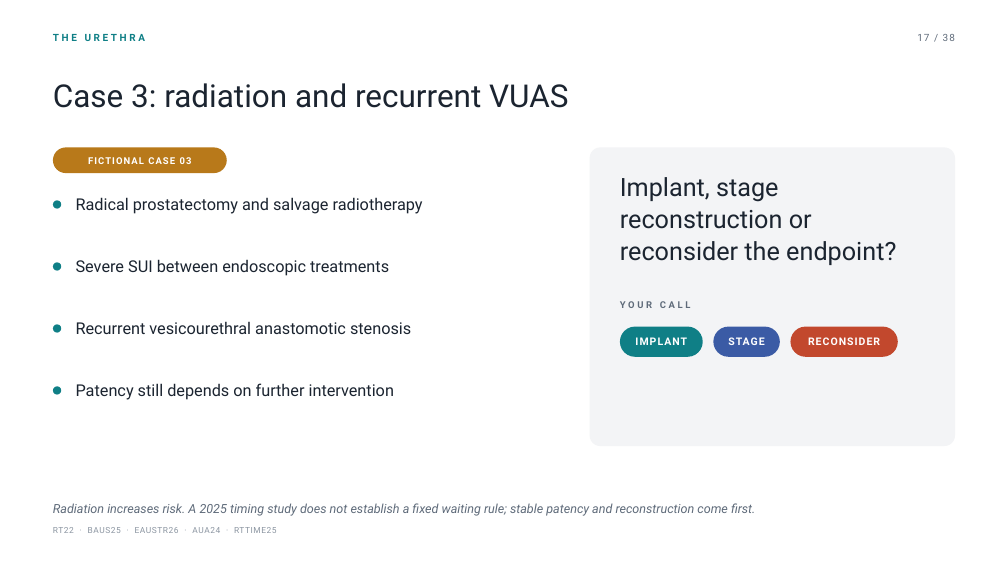
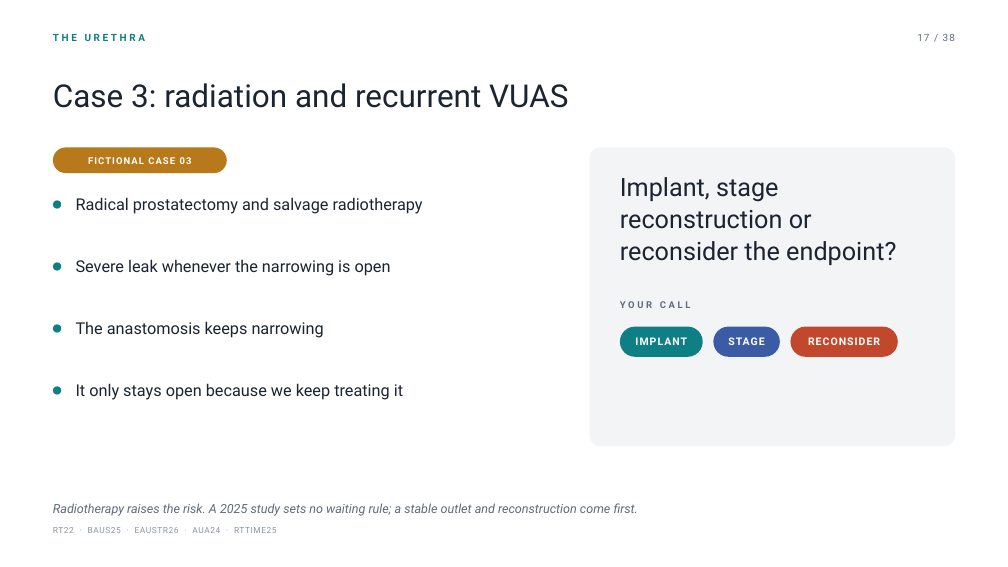
Before and after one commit to nityjr-ctrl/aus-presentation, a slide deck: slide 21 of presentation/AUS-teaching-deck.pptx. Drawn at 1008x567 pixels with LibreOffice and Linux fonts; fonts in the diff are those of the drawing. Boxes give left, top, right and bottom in pixels: in the first picture for what was removed or moved away, otherwise in the second. Text is boxed around its words. In the diff, an @@ line names an element or a change of style, - is before the commit and + after.

```diff
--- a/presentation/AUS-teaching-deck.pptx
+++ b/presentation/AUS-teaching-deck.pptx
@@ text at box(76, 259, 391, 276): text changed @@
-Severe SUI between endoscopic treatments
+Severe leak whenever the narrowing is open
@@ text at box(76, 321, 324, 338): text changed @@
-Recurrent vesicourethral anastomotic stenosis
+The anastomosis keeps narrowing
@@ text at box(76, 383, 403, 400): text changed @@
-Patency still depends on further intervention
+It only stays open because we keep treating it
@@ text at box(53, 503, 638, 516): text changed @@
-Radiation increases risk. A 2025 timing study does not establish a fixed waiting rule; stable patency and reconstruction come first.
+Radiotherapy raises the risk. A 2025 study sets no waiting rule; a stable outlet and reconstruction come first.
```
Also in this commit, not shown: 35 other slides changed, 16 other files.
